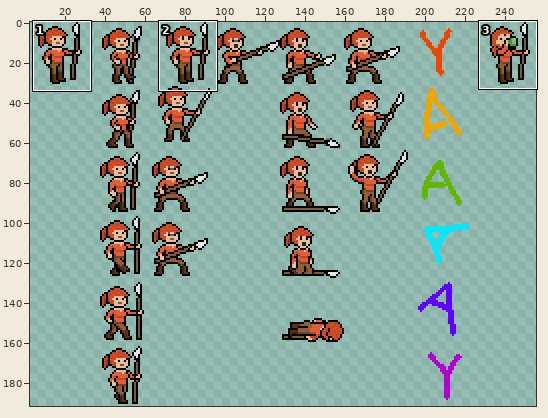
Edited in one commit: sprite sheet (src/assets/sprites/player.png). Above, an overview of the earlier version with the close-up marked.
Close-up. Before the commit:
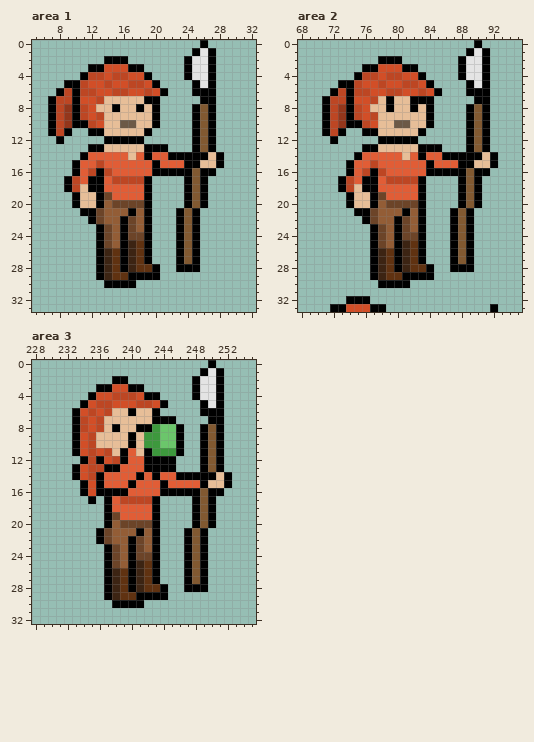
The file is 256x192 pixels. Pixels under 10% opacity are left out. Colours within 5 levels of each other are drawn and written as one. Shown: area 1: x 5..32, y 0..33; area 2: x 68..95, y 0..33; area 3: x 228..255, y 0..32. The wide view leaves out empty margins.
After:
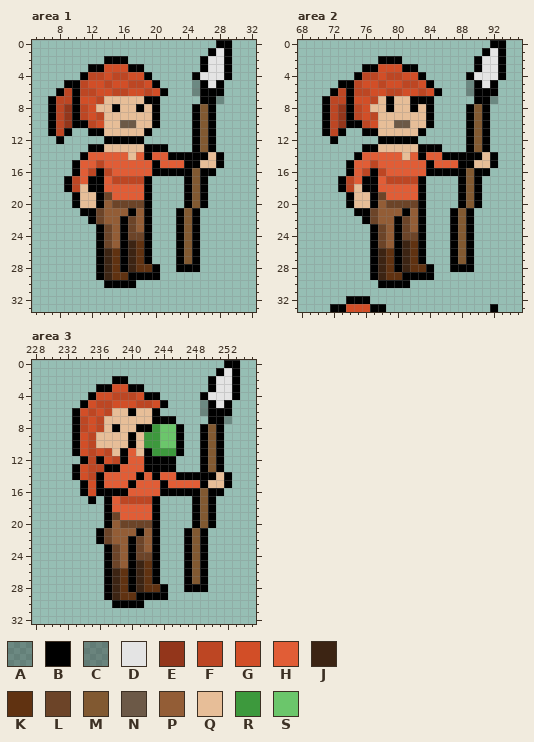
Palette (. is transparent): A #00000047  B #000000  C #1919195a  D #e4e4e4  E #93361b  F #bd4623  G #d24e27  H #e15d36  J #3c2413  K #603211  L #6c4428  M #815931  N #6c5947  P #935d36  Q #e7be98  R #3d993d  S #6bc66b
Log entry: Fix spear tip in some frames. I turned it to look more natural in the walking animation, but not in the unused idle frame that I've been using as the base for new frames.
Changes in this commit:
Area 1:
The edit adds colour A in row 7 at x 28.
Colour B gives way to colour A in row 5 at x 25.
The edit adds colour B in row 0 at x 28 to 29; in rows 1 to 4 at x 29; in rows 5 to 6 at x 28.
Colour D gives way to colour B in rows 2 to 3 at x 26; in row 4 at x 25; in row 5 at x 26.
Colour B gives way to colour C in row 6 at x 25.
The edit adds colour D in rows 1 to 4 at x 28.
Colour B gives way to colour D in rows 2 to 5 at x 27.
Colour B is gone in row 0 at x 26; in row 1 at x 25; in rows 2 to 4 at x 24.
Colour D is gone in row 1 at x 26; in rows 2 to 3 at x 25.
Area 2:
The edit adds colour A in row 7 at x 92.
Colour B gives way to colour A in row 5 at x 89.
The edit adds colour B in row 0 at x 92 to 93; in rows 1 to 4 at x 93; in rows 5 to 6 at x 92.
Colour D gives way to colour B in rows 2 to 3 at x 90; in row 4 at x 89; in row 5 at x 90.
Colour B gives way to colour C in row 6 at x 89.
The edit adds colour D in rows 1 to 4 at x 92.
Colour B gives way to colour D in rows 2 to 5 at x 91.
Colour B is gone in row 0 at x 90; in row 1 at x 89; in rows 2 to 4 at x 88.
Colour D is gone in row 1 at x 90; in rows 2 to 3 at x 89.
Area 3:
The edit adds colour A in row 7 at x 252.
Colour B gives way to colour A in row 5 at x 249.
The edit adds colour B in row 0 at x 252 to 253; in rows 1 to 4 at x 253; in rows 5 to 6 at x 252.
Colour D gives way to colour B in rows 2 to 3 at x 250; in row 4 at x 249; in row 5 at x 250.
Colour B gives way to colour C in row 6 at x 249.
The edit adds colour D in rows 1 to 4 at x 252.
Colour B gives way to colour D in rows 2 to 5 at x 251.
Colour B is gone in row 0 at x 250; in row 1 at x 249; in rows 2 to 4 at x 248.
Colour D is gone in row 1 at x 250; in rows 2 to 3 at x 249.
Pixel boxes of the changes (left, top, right, bottom) in both close-ups:
changed: (184, 40, 232, 104)
changed: (458, 40, 506, 104)
changed: (192, 360, 240, 424)
